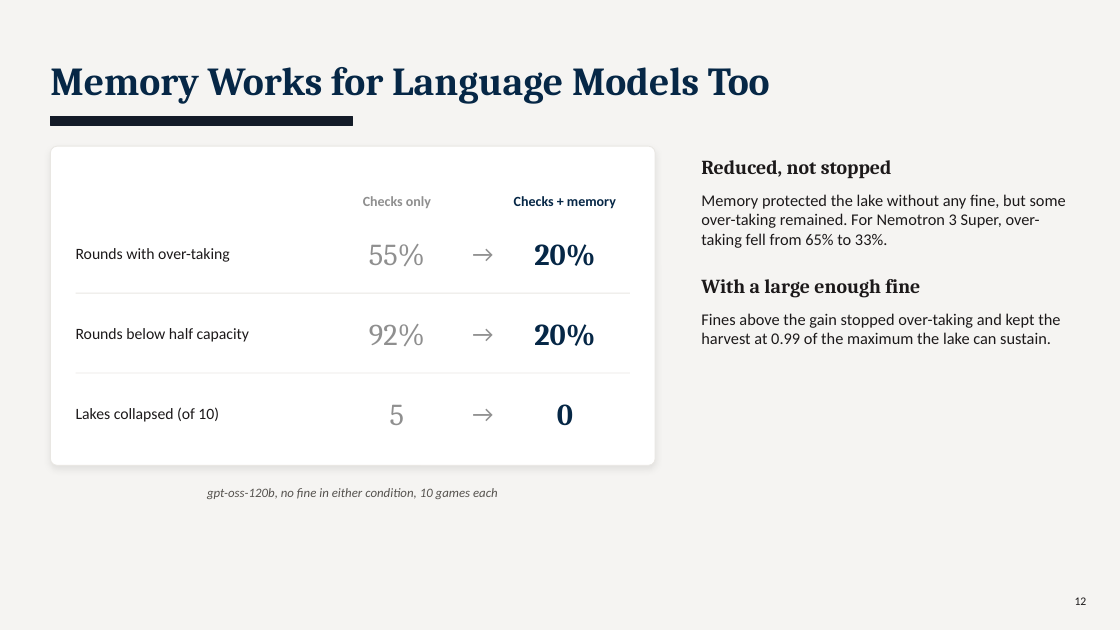
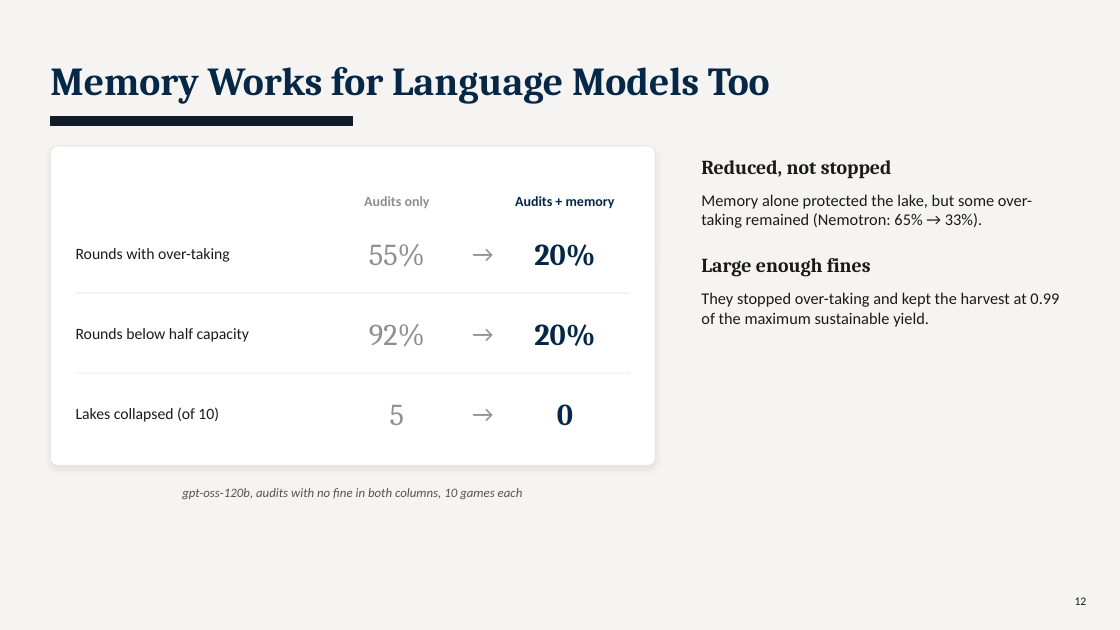
Before and after one commit to TallowCatch/invasion-commons, a slide deck: slide 12 of notes/slides/2026-10-13_phd_catchup/phd_catchup_2026-10-13.pptx. Drawn at 1120x630 pixels with LibreOffice and Linux fonts; fonts in the diff are those of the drawing. Boxes give left, top, right and bottom in pixels: in the first picture for what was removed or moved away, otherwise in the second. Text is boxed around its words. In the diff, an @@ line names an element or a change of style, - is before the commit and + after.

```diff
--- a/notes/slides/2026-10-13_phd_catchup/phd_catchup_2026-10-13.pptx
+++ b/notes/slides/2026-10-13_phd_catchup/phd_catchup_2026-10-13.pptx
@@ text at (364,196,430,208): text changed @@
-Checks only
+Audits only
@@ text at (515,196,615,209): text changed @@
-Checks + memory
+Audits + memory
@@ text at (701,194,1032,228): text changed @@
-Memory protected the lake without any fine, but some over-taking remained. For Nemotron 3 Super, over-taking fell from 65% to 33%.
+Memory alone protected the lake, but some over-taking remained (Nemotron: 65% → 33%).
@@ text at (701,258,871,277): text changed @@
-With a large enough fine
+Large enough fines
@@ text at (701,292,1059,327): text changed @@
-Fines above the gain stopped over-taking and kept the harvest at 0.99 of the maximum the lake can sustain.
+They stopped over-taking and kept the harvest at 0.99 of the maximum sustainable yield.
@@ text at (182,488,523,499): text changed @@
-gpt-oss-120b, no fine in either condition, 10 games each
+gpt-oss-120b, audits with no fine in both columns, 10 games each
```
Also in this commit, not shown: 13 other slides changed, 8 other files.
